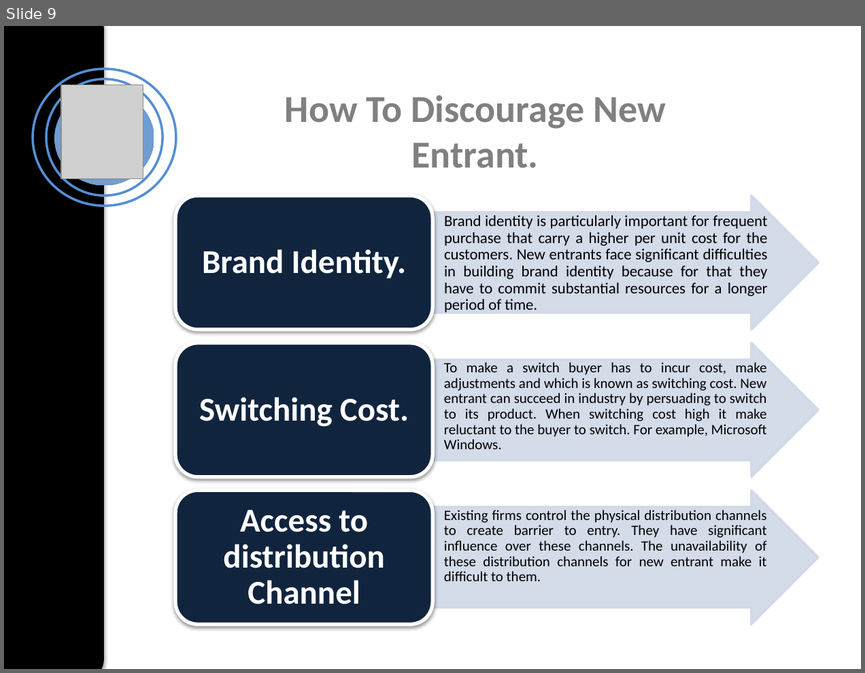
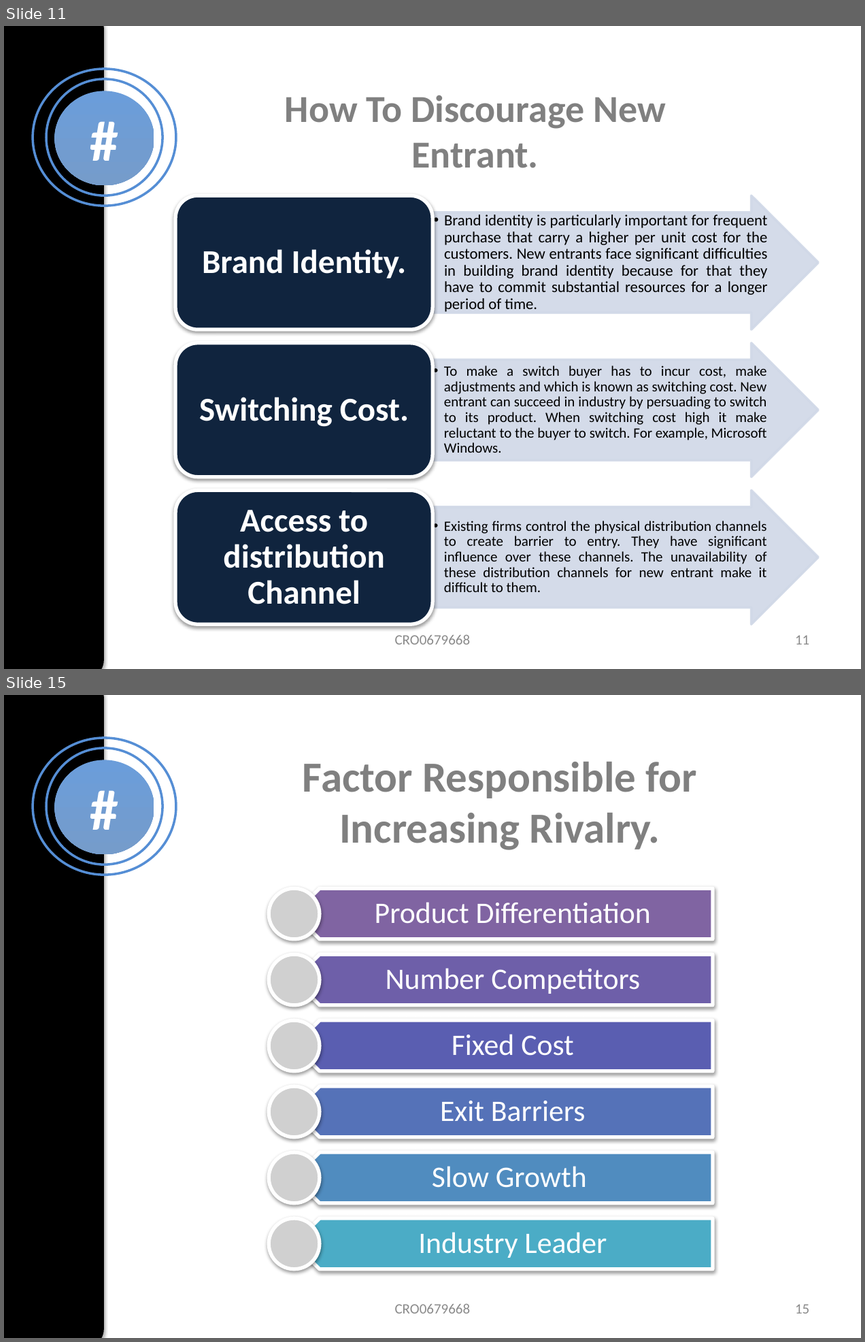
Before and after one commit to Akshaywebdev888/presentation, a slide deck: Five Forces of Competitive Ananlysis.pptx. Shown one above the other, each under a label of ours: slide 9 before the commit, slides 11 and 15 after it; the slides between them are not shown. The pictures are 865x673 and 865x1342 pixels, drawn with LibreOffice and Linux fonts; fonts in the diff are those of the drawing; grey boxes stand for pictures. Boxes give left, top, right and bottom in pixels: in the first picture for what was removed or moved away, otherwise in the second. Text is boxed around its words. In the diff, an @@ line names an element or a change of style, - is before the commit and + after.

```diff
--- a/Five Forces of Competitive Ananlysis.pptx
+++ b/Five Forces of Competitive Ananlysis.pptx
@@ slide 15 added at box(4, 695, 861, 1338), background #FFFFFF @@
@@ rounded rectangle added at box(4, 695, 103, 1338), fill #000000 @@
@@ ellipse added at box(33, 738, 175, 875), outline #558ED5 2 pt @@
@@ ellipse added at box(46, 748, 162, 864), outline #558ED5 2 pt @@
@@ ellipse added at box(54, 760, 154, 854), fill gradient #6B9DDA to #759CCB, 48 pt, text #FFFFFF, bold @@
+#
@@ text added at box(303, 762, 697, 850), 36 pt, text #808080, bold @@
+Factor Responsible for Increasing Rivalry.
@@ group added at box(269, 889, 713, 1268): 6 pentagon arrows, 6 texts, 6 pictures @@
+Product Differentiation
+Number Competitors
+Fixed Cost
+Exit Barriers
+Slow Growth
+Industry Leader
@@ text added at box(395, 1304, 470, 1313), 12 pt, text #8C8C8C @@
+CRO0679668
@@ page number added at box(795, 1304, 809, 1313), 12 pt, text #8C8C8C @@
+15
@@ what was slide 9 is now slide 11 @@
@@ slide 11 changed as well @@
@@ picture removed at box(61, 85, 143, 180) @@
@@ text in ellipse at box(54, 91, 154, 185): text added @@
+#
@@ bullet none to ••; vertical alignment top to middle in 3 elements at box(444, 214, 768, 312), box(444, 365, 767, 452), box(444, 520, 767, 592) @@
@@ text added at box(395, 635, 470, 644), 12 pt, text #8C8C8C @@
+CRO0679668
@@ page number added at box(795, 635, 809, 644), 12 pt, text #8C8C8C @@
+11
```
Also in this commit, not shown: 9 other slides changed, 8 other slides added, 13 other files.
